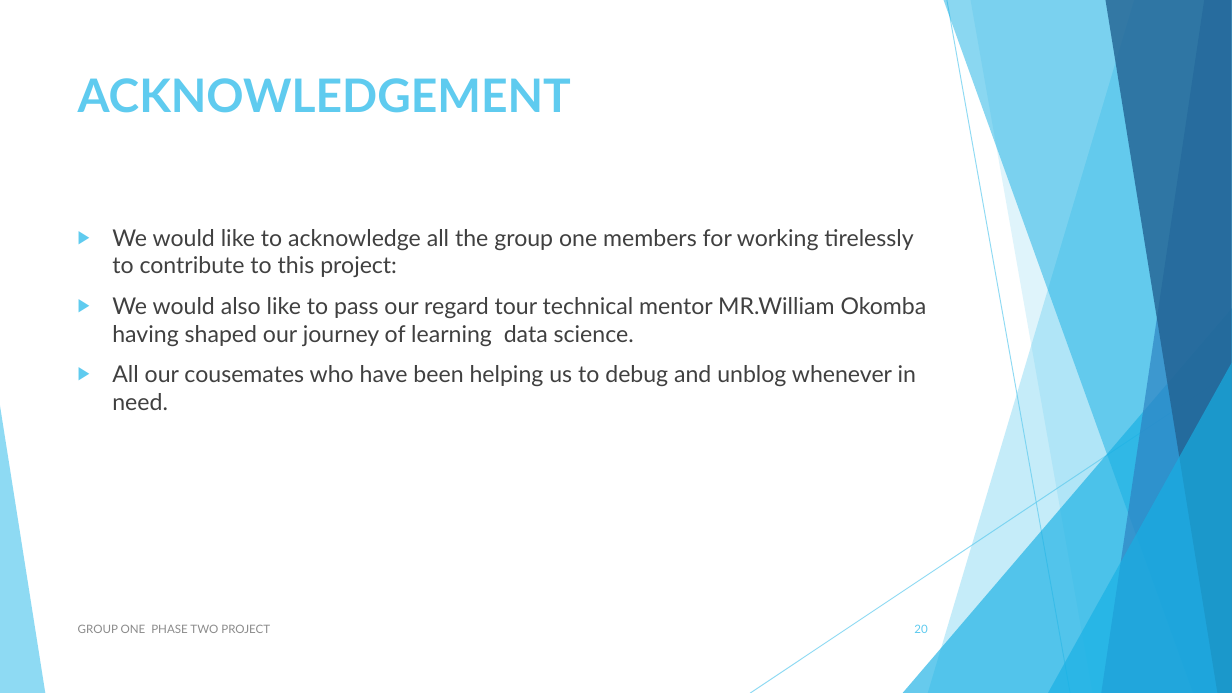
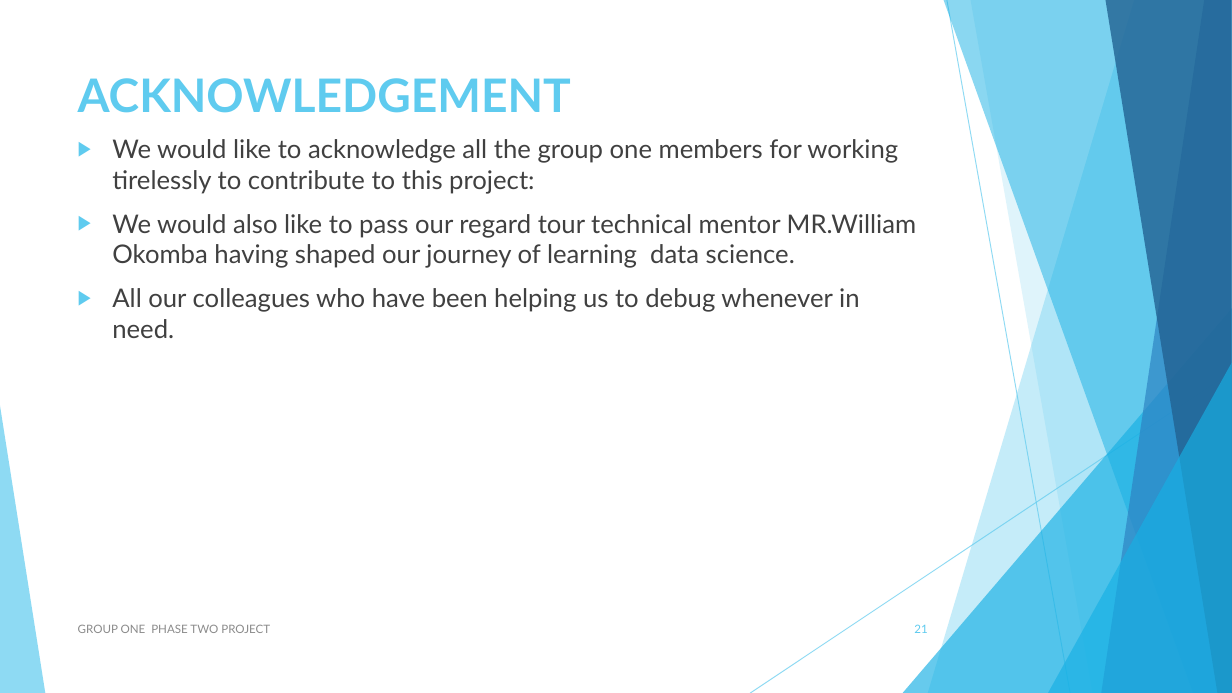
Before and after one commit to Sego-Mich/group_one_phase_two_project, a slide deck: slide 21 of PHASE TWO NON _TECH.pptx (slide 20 before the commit). Drawn at 1232x693 pixels with LibreOffice and Linux fonts; fonts in the diff are those of the drawing. Boxes give left, top, right and bottom in pixels: in the first picture for what was removed or moved away, otherwise in the second. Text is boxed around its words. In the diff, an @@ line names an element or a change of style, - is before the commit and + after.

Commit message:
Phase 2 Project Progress

```diff
--- a/PHASE TWO NON _TECH.pptx
+++ b/PHASE TWO NON _TECH.pptx
@@ text "We would like to acknowledge ...": place and size @@
-text "We would like to acknowledge ..." at box(112, 229, 927, 410)
+text "We would like to acknowledge ..." at box(112, 139, 917, 338)
@@ text at box(112, 139, 917, 268): size 18 to 20 pt in "We would like to acknowledge all the ...", "We would also like to pass our ..." @@
@@ text at box(112, 288, 859, 338): text changed; size 18 to 20 pt @@
-▶ All our cousemates who have been helping us to debug and unblog whenever in need.
+▶ All our colleagues who have been helping us to debug whenever in need.
@@ page number at box(914, 624, 927, 633): text changed @@
-20
+21
```
Also in this commit, not shown: 22 other slides changed, 7 slides added, 4 slides removed, 1 other file.
